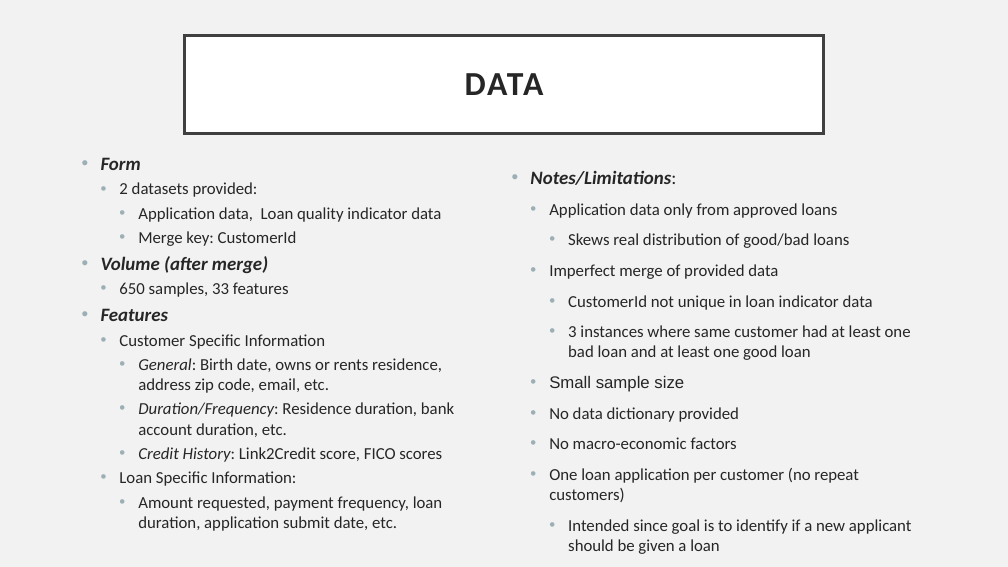
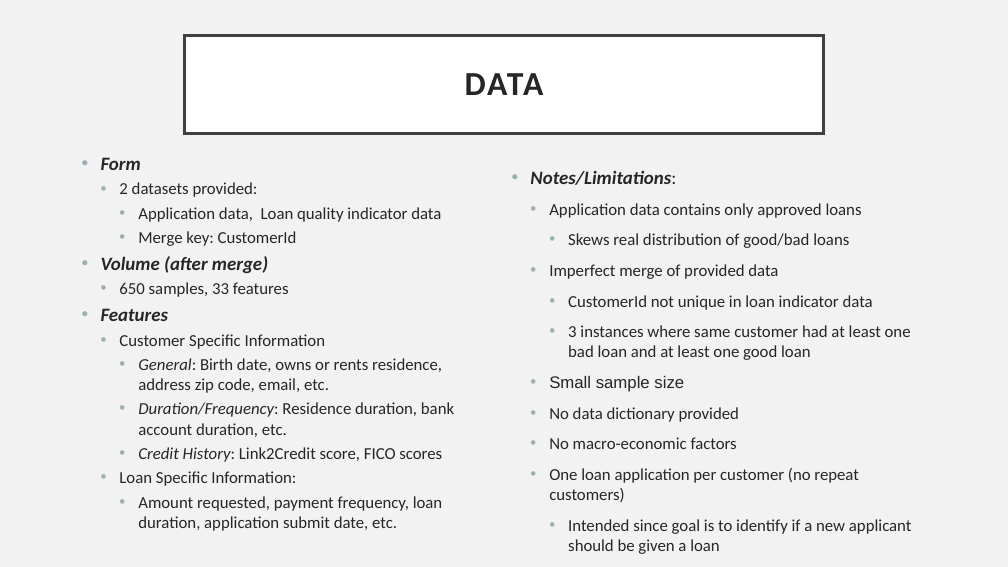
Before and after one commit to jaredandrews97/Sample-Project-BlastPoint, a slide deck: slide 4 of report/Blastpoint Presentation.pptx. Drawn at 1008x567 pixels with LibreOffice and Linux fonts; fonts in the diff are those of the drawing. Boxes give left, top, right and bottom in pixels: in the first picture for what was removed or moved away, otherwise in the second. Text is boxed around its words. In the diff, an @@ line names an element or a change of style, - is before the commit and + after.

```diff
--- a/report/Blastpoint Presentation.pptx
+++ b/report/Blastpoint Presentation.pptx
@@ text at (549,203,862,218): text changed @@
-  • Application data only from approved loans
+  • Application data contains only approved loans
```
Also in this commit, not shown: 5 other slides changed.
